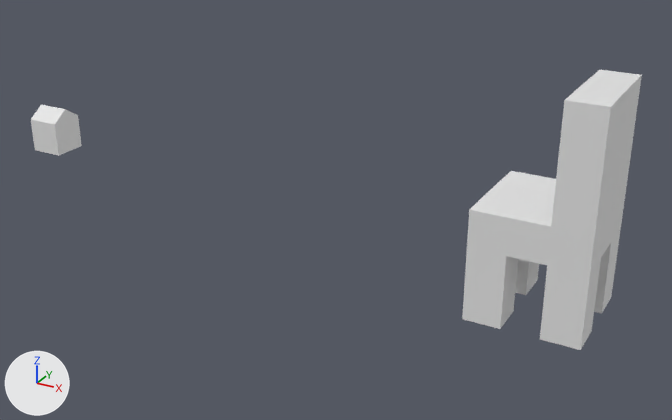
Two versions of the Blender file shed.blend, one commit apart.
Rendered twice from a 50 mm lens placed at (41.7, -39.8, 18.9), pointed at (18.8, 1.9, -2.0). The lights are fixed; the arrows at lower left show +X, +Y and +Z.

In view in the first picture: 'Chair', 'Cube'.
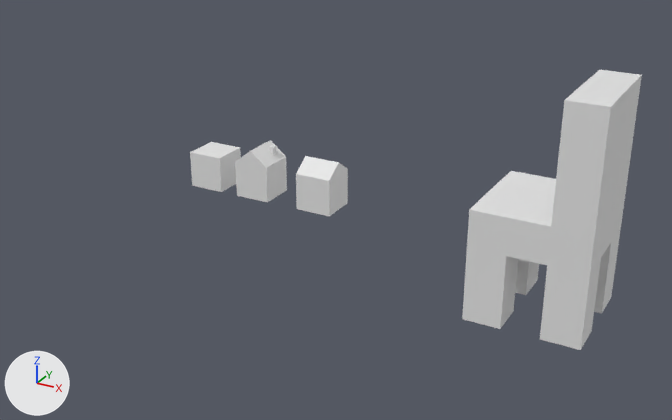
Changed parts and their boxes (x1, y1, x2, y2) in the pictures (672 x 420 px):
'Cube', moved: before (31, 105, 82, 156); after (296, 156, 348, 216)
'Cube.001', added: after (235, 140, 287, 203)
'Cube.002', added: after (190, 142, 241, 192)

The change, as a list of edits to the scene's bpy script:
```text
Add me_cube_005:
    me_cube_005.from_pydata(...)  # 34 vertices, 32 faces; spans x -1.0..1.0, y -1.0..1.0, z -1.0..1.0
Add me_cube_004:
    me_cube_004.from_pydata(...)  # 44 vertices, 42 faces; spans x -1.0..1.0, y -1.0..1.0, z -1.0..1.79
Change ob_cube:
    ob_cube.location: (0.0, 0.0, 0.0) -> (18.97, 0.0, 0.0)
Add ob_cube_002:
    ob_cube_002 = bpy.data.objects.new('Cube.002', me_cube_005)
    ob_cube_002.location = (12.11, 0.0, 0.0)
Add ob_cube_001:
    ob_cube_001 = bpy.data.objects.new('Cube.001', me_cube_004)
    ob_cube_001.location = (15.14, 0.0, 0.0)
```
